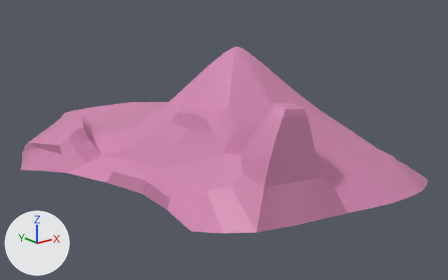
Two versions of the FBX model Assets/Terrain/terrain_W3A1.fbx, one commit apart.
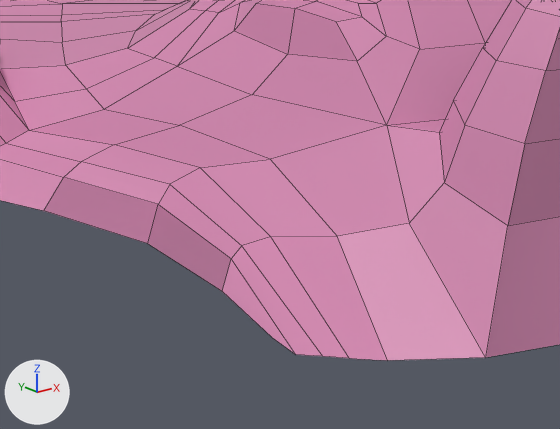
Old and new are each drawn whole from a camera (50 mm lens) standing at (165.0, -1173.0, 324.0) and looking at (538.0, -707.0, 137.0) and again close up on the part from 20% to 63% of the width and 40% to 92% of the height. Arrows for +X, +Y and +Z are at lower left; the lights stay in place. The close-ups show mesh edges as thin lines. Where no turn or scale is listed for an object, it has been applied to the vertices.

Objects in the first close-up: 'W3A1_mesh'.
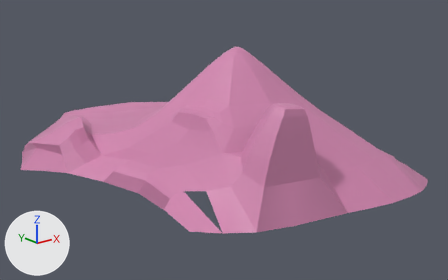
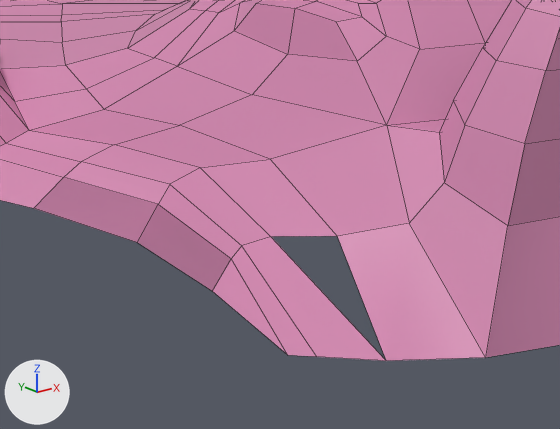
What differs and where, as boxes [x1, y1, x2, y2] in the close-ups (560 x 429 px; the box of a moved part takes in the faces that stretch with it):
'W3A1_mesh', reshaped: before [0, 0, 560, 360]; after [0, 0, 560, 361]
part 1 of me_mesh, moved or reshaped: before [0, 159, 560, 360]; after [0, 159, 560, 361]

The edits, one by one:
me_mesh has 401 vertices, 379 faces and spans x -192.0..114.0, y -111.0..303.0, z -45.0..111.0.
me_mesh is used by ob_w3a1_mesh; location (556.1, -777.5, 126.1).
Verts and faces of me_mesh; kept vertices keep their numbers, new ones are numbered from 401.
Before the commit, vertices of me_mesh: 4 (-110.0, -83.0, -5.0) at pixel (485, 357), 6 (-147.0, -42.0, -4.0) at pixel (272, 337), 7 (-137.0, 35.0, -5.0) at pixel (147, 243), 29 (-139.0, -64.0, -4.0) at pixel (349, 358), 88 (-143.0, -58.0, -4.0) at pixel (322, 356).
Before the commit, vertices of me_mesh: 104 (-109.0, -51.0, 21.0) at pixel (409, 223), 106 (-127.0, -14.0, 10.0) at pixel (270, 236), 107 (-130.0, -69.0, -5.0) at pixel (387, 360), 144 (-139.0, -7.0, -5.0) at pixel (222, 291), 145 (-148.0, -54.0, -4.0) at pixel (295, 354).
Before the commit, vertices of me_mesh: 159 (-151.0, 72.0, -3.0) at pixel (43, 210), 236 (-132.0, -7.0, 6.0) at pixel (241, 245), 259 (-119.0, -33.0, 14.0) at pixel (337, 236), 276 (-135.0, -6.0, 3.0) at pixel (231, 258), 371 (-75.0, -86.0, -9.0).
Part 1, on me_mesh:
Vertices deleted: 6, 29, 107 (with the faces that use them).
Vertex 145 moves to (-152.0, -56.0, -2.0), pixel (287, 355).
Vertex 7 moves to (-140.0, 35.0, -4.0), pixel (137, 242).
Vertex 88 moves to (-146.0, -60.0, -2.0), pixel (316, 356).
Vertex 144 moves to (-143.0, -8.0, -4.0), pixel (212, 291).
Vertex 159 moves to (-154.0, 72.0, -1.0), pixel (33, 208).
Vertex 371 moves to (-77.0, -91.0, -7.0).
New vertex 401 is at (-133.0, -71.0, -4.0), pixel (386, 360).
New faces: (4, 104, 259, 401), (144, 145, 276), (88, 401, 106, 236).
